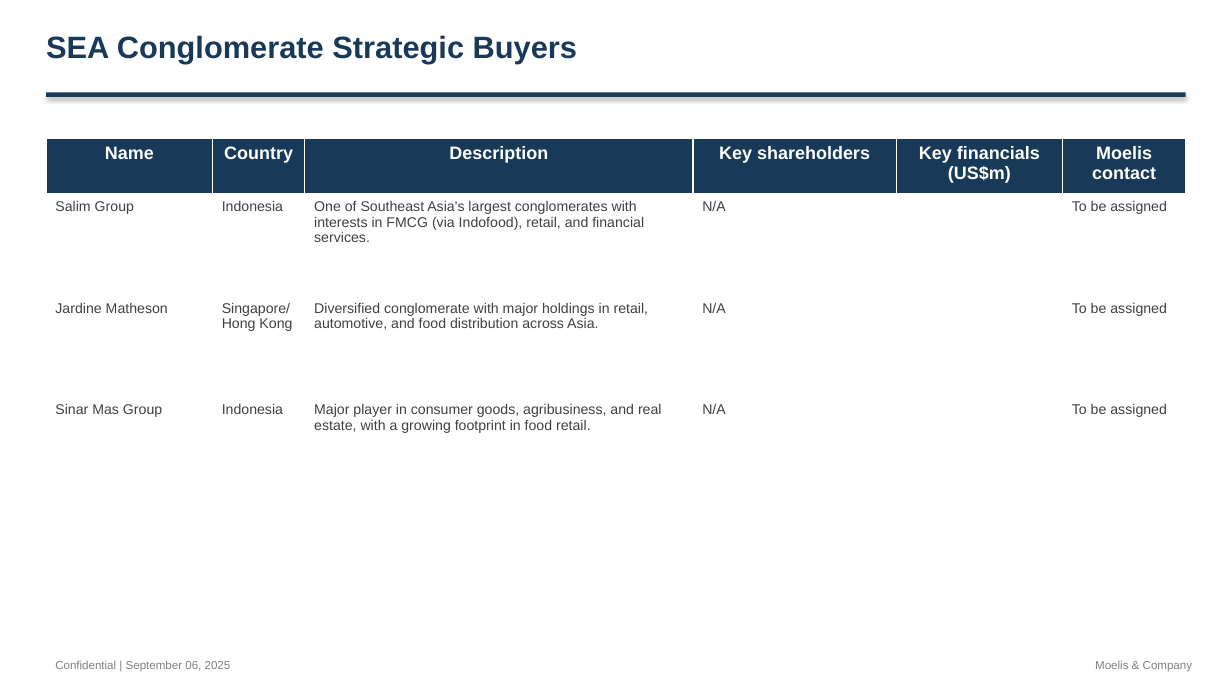
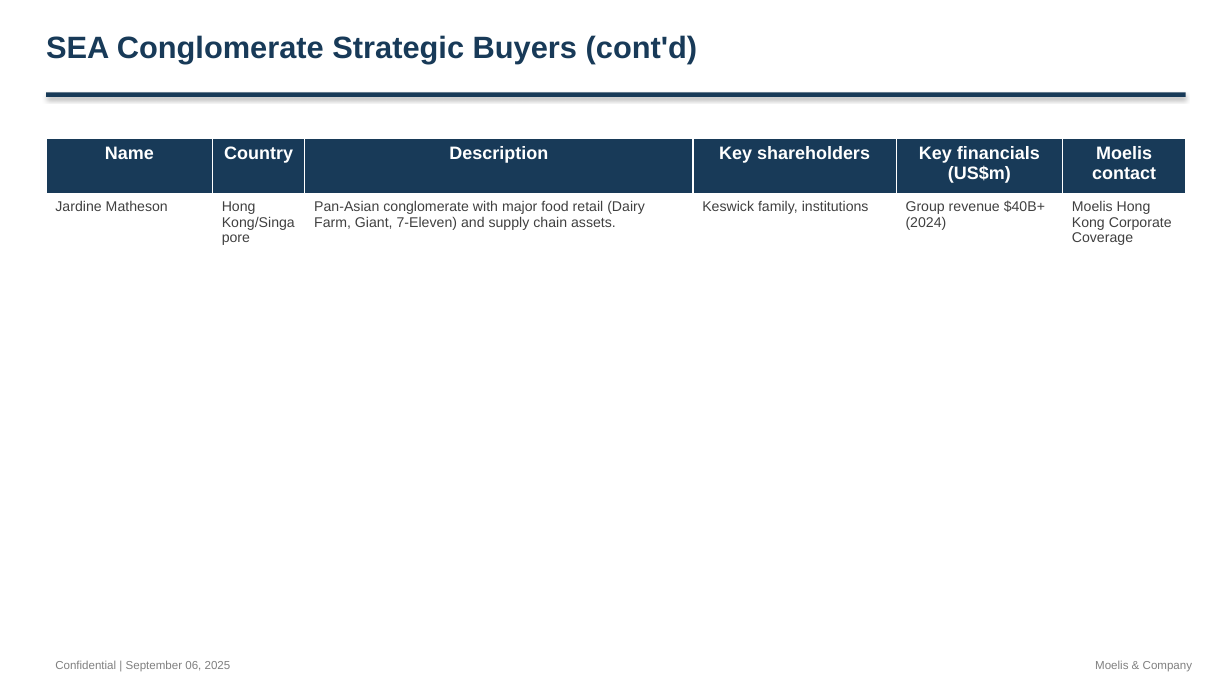
Before and after one commit to alinvb/slide_generator, a slide deck: slide 18 of ai_generated_deck.pptx (slide 15 before the commit). Drawn at 1232x693 pixels with LibreOffice and Linux fonts; fonts in the diff are those of the drawing. Boxes give left, top, right and bottom in pixels: in the first picture for what was removed or moved away, otherwise in the second. Text is boxed around its words. In the diff, an @@ line names an element or a change of style, - is before the commit and + after.

```diff
--- a/ai_generated_deck.pptx
+++ b/ai_generated_deck.pptx
@@ text at (46, 35, 698, 64): text changed @@
-SEA Conglomerate Strategic Buyers
+SEA Conglomerate Strategic Buyers (cont'd)
@@ table at (46, 139, 1186, 296) @@
-row 2: Salim Group | Indonesia | One of Southeast Asia's largest conglomerates with interests in FMCG (via Indofood), retail, and financial services. | N/A |  | To be assigned
-row 3: Jardine Matheson | Singapore/Hong Kong | Diversified conglomerate with major holdings in retail, automotive, and food distribution across Asia. | N/A |  | To be assigned
-row 4: Sinar Mas Group | Indonesia | Major player in consumer goods, agribusiness, and real estate, with a growing footprint in food retail. | N/A |  | To be assigned
+row 2: Jardine Matheson | Hong Kong/Singapore | Pan-Asian conglomerate with major food retail (Dairy Farm, Giant, 7-Eleven) and supply chain assets. | Keswick family, institutions | Group revenue $40B+ (2024) | Moelis Hong Kong Corporate Coverage
```
Also in this commit, not shown: 10 other slides changed, 6 slides added, 3 slides removed, 4 other files.
